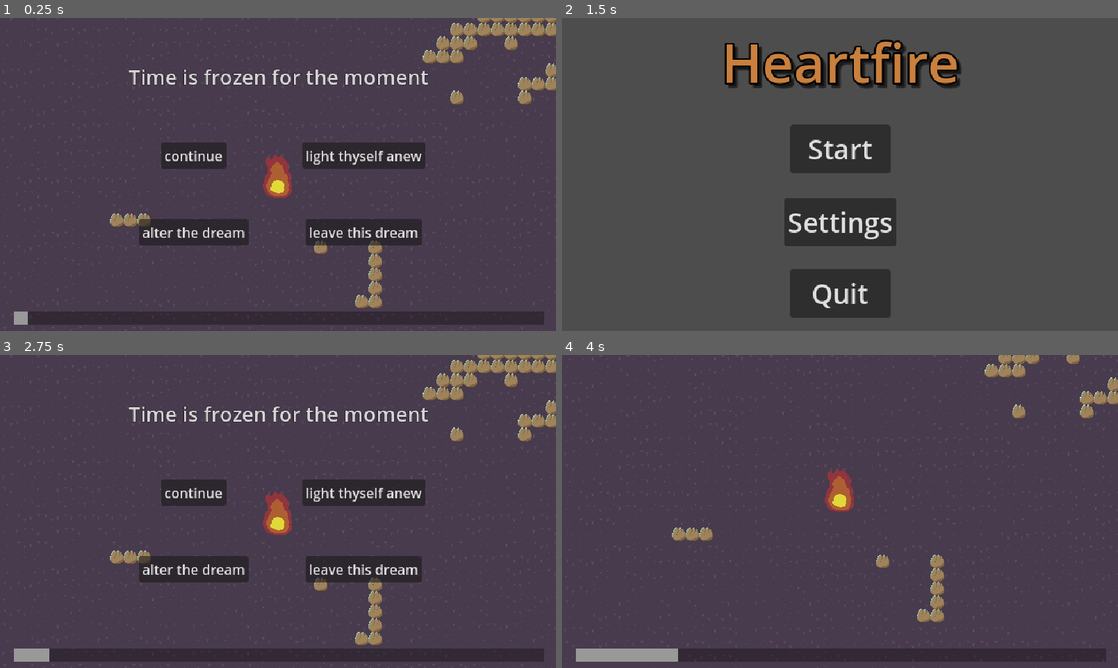
Above: before the commit, frames 1-4 (two rows, left to right).
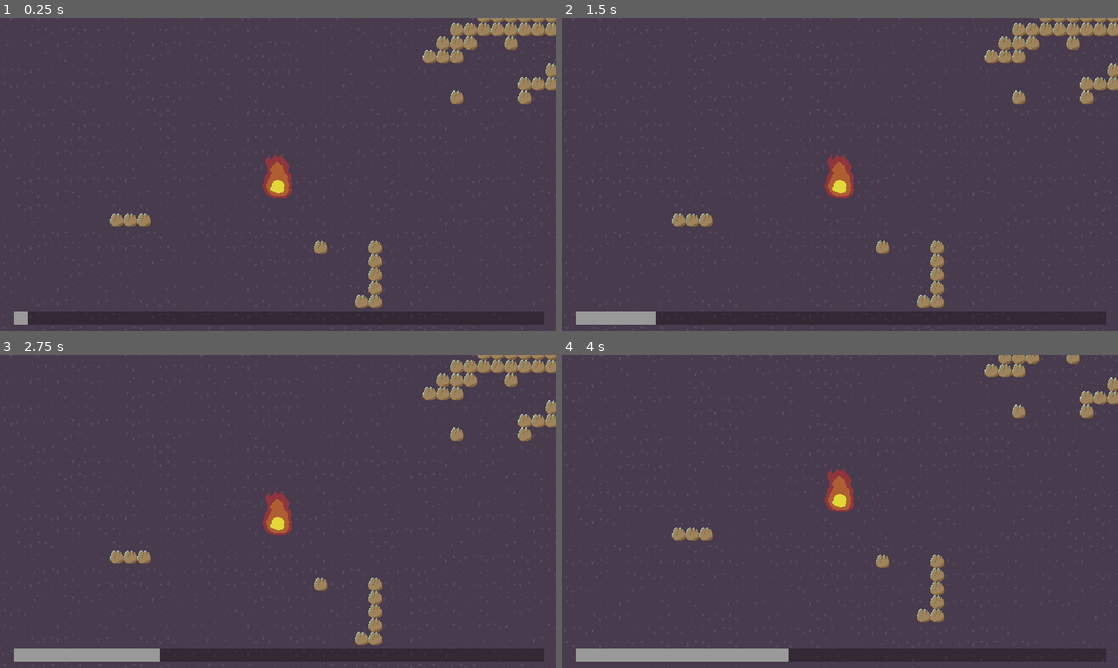
Above: after the commit, the same moments.

Repository: sushitoad/tower-defense-prototype
Game: Godot game, scene res://scenes/test_scene.tscn
Same seed, same stepped clock (60 frames per second), same inputs: the game is played once before the commit and once after it.
Inputs (mouse positions are in pixels of both pictures, inside the frame that each line leads up to):
- Up to frame 1 (0.25 s): no input
- Up to frame 2 (1.5 s): click (923, 155) at 0.5 s, where only the run before the commit has a clickable "light thyself anew"; click (923, 230) at 1.25 s, where only the run before the commit has a clickable "leave this dream"
- Up to frame 3 (2.75 s): click (278, 486) at 2 s, where only the run before the commit has a clickable "Start"
- Up to frame 4 (4 s): click (756, 492) at 2.75 s, where only the run before the commit has a clickable "continue"; move the mouse to (962, 495) at 3.52 s; tap S (CameraDown) at 3.6 s

The runs differ from the first frame. In frame 1, 7.2% of the frame differs, in the area x 23-77%, y 16-73%; in frame 2, 21%, in the area x 0-100%, y 0-100%; in frame 3, 8.0%; in frame 4, 0.8%.

Commit message:
finished pause menu

Diff:
--- a/project.godot
+++ b/project.godot
@@ -78,6 +78,11 @@
 , Object(InputEventKey,"resource_local_to_scene":false,"resource_name":"","device":-1,"window_id":0,"alt_pressed":false …(186 unchanged characters)…
 ]
 }
+Escape={
+"deadzone": 0.2,
+"events": [Object(InputEventKey,"resource_local_to_scene":false,"resource_name":"","device":-1,"window_id":0,"alt_pressed":false,"shift_pressed":false,"ctrl_pressed":false,"meta_pressed":false,"pressed":false,"keycode":0,"physical_keycode":4194305,"key_label":0,"unicode":0,"location":0,"echo":false,"script":null)
+]
+}
 
 [rendering]
 
--- a/scenes/main_menu.tscn
+++ b/scenes/main_menu.tscn
@@ -90,3 +90,4 @@
 
 [connection signal="pressed" from="CanvasLayer/Start" to="." method="StartNewGame"]
 [connection signal="pressed" from="CanvasLayer/Quit" to="." method="ExitGame"]
+[connection signal="pressed" from="CanvasLayer/Settings" to="." method="OpenSettings"]
--- a/scenes/pause_menu.tscn
+++ b/scenes/pause_menu.tscn
@@ -1,7 +1,6 @@
-[gd_scene load_steps=5 format=3 uid="uid://be5pwlhm677p8"]
+[gd_scene load_steps=4 format=3 uid="uid://be5pwlhm677p8"]
 
 [ext_resource type="Script" uid="uid://bsqr7aav537r" path="res://scripts/menu.gd" id="1_n87rw"]
-[ext_resource type="PackedScene" uid="uid://cp3bno7h7a6jm" path="res://scenes/test_scene.tscn" id="2_myx47"]
 
 [sub_resource type="StyleBoxEmpty" id="StyleBoxEmpty_myx47"]
 
@@ -12,6 +11,7 @@
 outline_color = Color(0, 0, 0, 0.784314)
 
 [node name="PauseMenu" type="Control"]
+process_mode = 3
 layout_mode = 3
 anchors_preset = 15
 anchor_right = 1.0
@@ -19,7 +19,6 @@
 grow_horizontal = 2
 grow_vertical = 2
 script = ExtResource("1_n87rw")
-gameSceneToLoad = ExtResource("2_myx47")
 isPauseMenu = true
 
 [node name="CanvasLayer" type="CanvasLayer" parent="."]
--- a/scenes/test_scene.tscn
+++ b/scenes/test_scene.tscn
@@ -7,7 +7,6 @@
 [ext_resource type="PackedScene" uid="uid://nwxp6m1042v5" path="res://scenes/the_heartfire.tscn" id="4_7ddre"]
 [ext_resource type="PackedScene" uid="uid://c3ly8m2djtyo2" path="res://scenes/enemy_spawner.tscn" id="5_6qxox"]
 [ext_resource type="PackedScene" uid="uid://dncxjlgaytiy" path="res://scenes/charge_tower.tscn" id="8_h3xc6"]
-[ext_resource type="PackedScene" uid="uid://be5pwlhm677p8" path="res://scenes/pause_menu.tscn" id="9_h3xc6"]
 [ext_resource type="PackedScene" uid="uid://bke6wmd6gbbnp" path="res://scenes/camera.tscn" id="10_s36qc"]
 
 [sub_resource type="TileSetAtlasSource" id="TileSetAtlasSource_s36qc"]
@@ -96,6 +95,4 @@
 
 [node name="Camera2D" parent="." instance=ExtResource("10_s36qc")]
 
-[node name="PauseMenu" parent="." instance=ExtResource("9_h3xc6")]
-
 [connection signal="on_destroyed" from="TheHeartfire" to="LevelManager" method="GameOver"]
--- a/scripts/level_manager.gd
+++ b/scripts/level_manager.gd
@@ -1,12 +1,31 @@
 extends Node
 
 var timeSinceLevelLoad: float = 0
+var pauseMenuScene: PackedScene = preload("res://scenes/pause_menu.tscn")
+var pauseMenu: Control
 
 func _ready() -> void:
 	timeSinceLevelLoad = 0
 
+
 func _process(delta: float) -> void:
 	timeSinceLevelLoad += delta
+	if Input.is_action_just_pressed("Escape"):
+		if pauseMenu == null:
+			PauseGame()
+		else:
+			UnpauseGame()
 
 func GameOver():
 	get_tree().reload_current_scene()
+
+func PauseGame():
+	pauseMenu = pauseMenuScene.instantiate()
+	add_child(pauseMenu)
+
+func UnpauseGame():
+	if pauseMenu != null:
+		pauseMenu.ResumeGame()
+		print(pauseMenu)
+	else:
+		get_tree().paused = false
--- a/scripts/menu.gd
+++ b/scripts/menu.gd
@@ -12,8 +12,10 @@
 func _ready() -> void:
 	if isPauseMenu:
 		isPaused.emit()
+		get_tree().paused = true
 
 func StartNewGame():
+	FreePauseMenu()
 	if gameSceneToLoad != null and !isPauseMenu:
 		get_tree().change_scene_to_packed(gameSceneToLoad)
 	#this functionality for pause menus is a little suspect
@@ -23,6 +25,7 @@
 		print("Pick a game scene and add it to the gameSceneToLoad var in the menu script!")
 
 func LoadMainMenu():
+	FreePauseMenu()
 	if mainMenuScene != null:
 		get_tree().change_scene_to_file(mainMenuScene)
 	else:
@@ -30,10 +33,16 @@
 
 func ResumeGame():
 	isUnpaused.emit()
-	call_deferred("queue_free")
+	FreePauseMenu()
 
 func OpenSettings():
 	print("I'm jusd a widdle seddings buddon")
 
 func ExitGame():
+	FreePauseMenu()
 	get_tree().quit()
+
+func FreePauseMenu():
+	get_tree().paused = false
+	if isPauseMenu:
+		queue_free()
Not shown: 1 places in scenes/build_ui.tscn that only renumber resources
Not shown: 1 places in scenes/test_scene.tscn that only renumber resources
